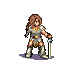
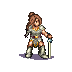
The second w=72, h=72 image is a revision of the first. Changes to its layers:
added layer "bun" above "shadow" over [28, 12, 35, 17]
